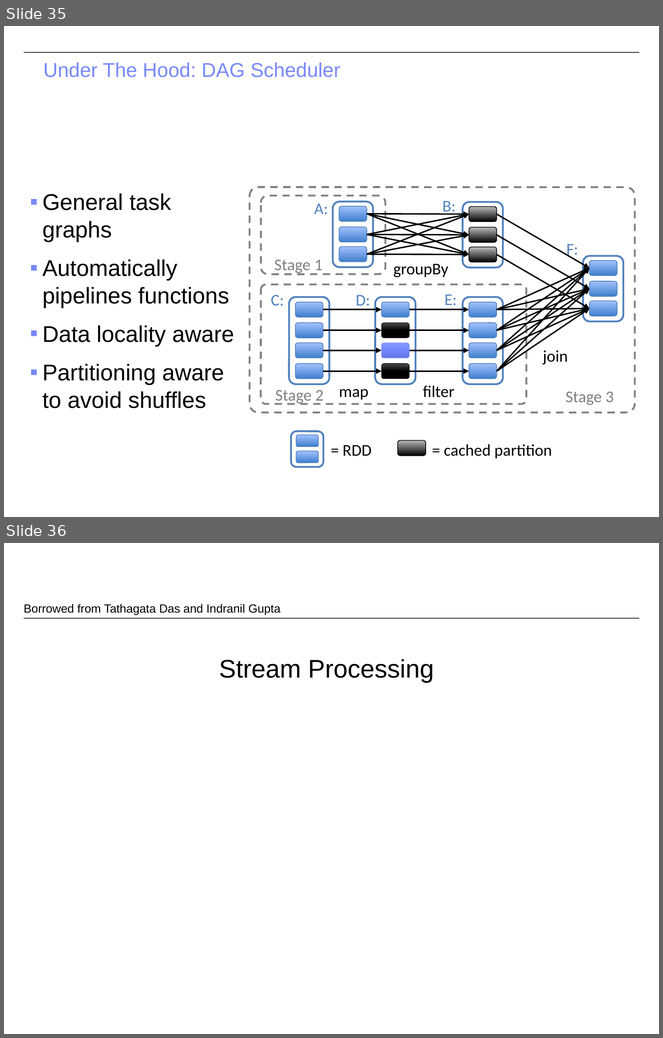
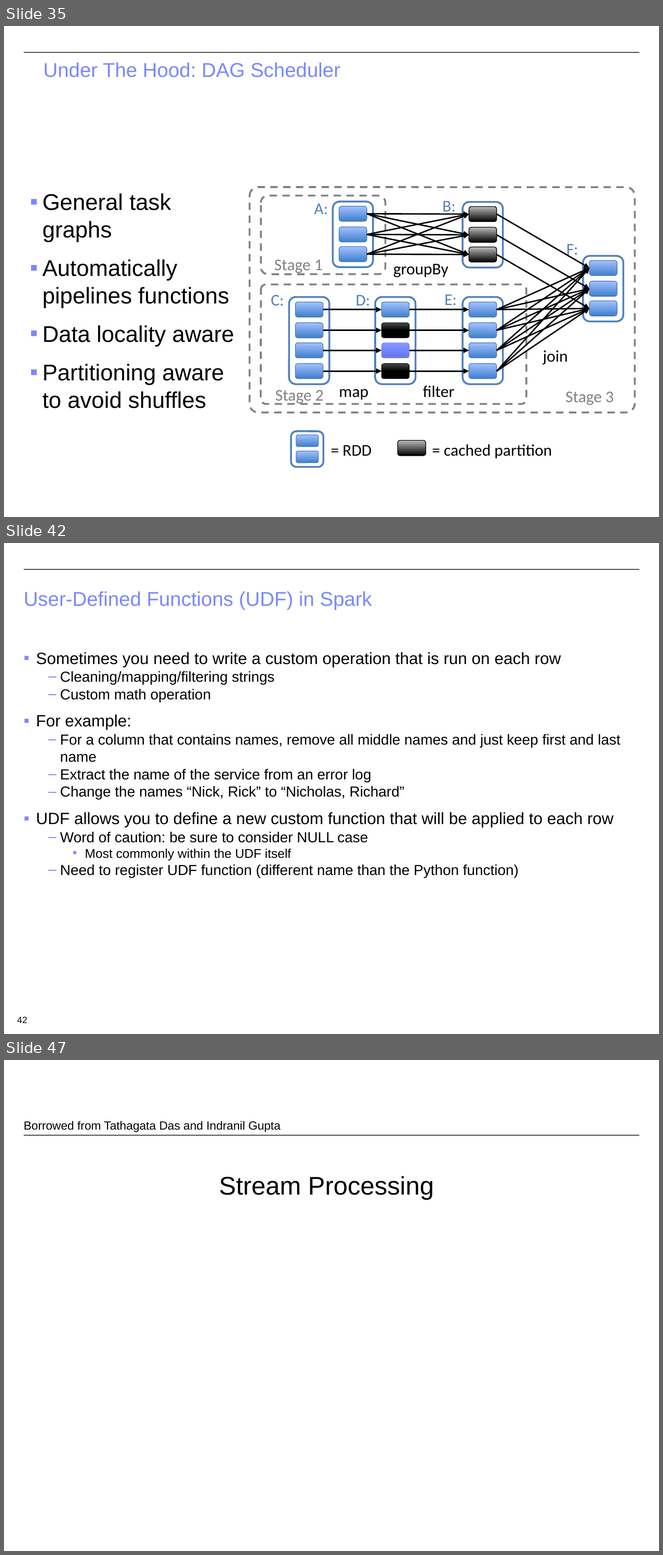
Before and after one commit to CS-W4121/cs-w4121.github.io, a slide deck: slides/Topic 6 - MapReduce and Spark.pptx. Shown one above the other, each under a label of ours: slides 35 and 36 before the commit, slides 35, 42 and 47 after it; the slides between them are not shown. The pictures are 663x1038 and 663x1555 pixels, drawn with LibreOffice and Linux fonts; fonts in the diff are those of the drawing; background and template pictures are left out. Boxes give left, top, right and bottom in pixels: in the first picture for what was removed or moved away, otherwise in the second. Text is boxed around its words. In the diff, an @@ line names an element or a change of style, - is before the commit and + after.

```diff
--- a/slides/Topic 6 - MapReduce and Spark.pptx
+++ b/slides/Topic 6 - MapReduce and Spark.pptx
@@ slide 42 added at [4,543,659,1034], background #FFFFFF; not listed: 1 template element that a slide beside it also shows @@
@@ title added at [24,591,372,610], 22 pt, text #7889FB @@
+User-Defined Functions (UDF) in Spark
@@ text added at [36,652,620,878], 16 pt, text #000000 @@
+▪ Sometimes you need to write a custom operation that is run on each row
+  – Cleaning/mapping/filtering strings
+  – Custom math operation
+▪ For example:
+  – For a column that contains names, remove all middle names and just keep first and last name
+  – Extract the name of the service from an error log
+  – Change the names “Nick, Rick” to “Nicholas, Richard”
+▪ UDF allows you to define a new custom function that will be applied to each row
+  – Word of caution: be sure to consider NULL case
+    • Most commonly within the UDF itself
+  – Need to register UDF function (different name than the Python function)
@@ page number added at [17,1017,27,1023], 10 pt, text #000000 @@
+42
@@ what was slide 36 is now slide 47 @@
```
Also in this commit, not shown: 4 slides changed, 10 other slides added, 3 other files.
